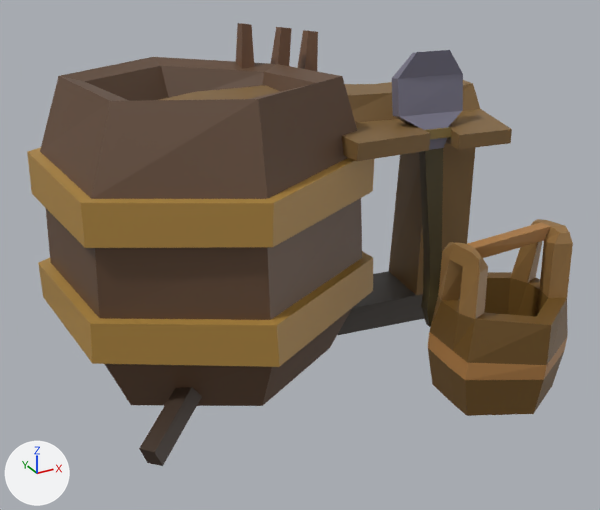
The Blender file SourceAssets/Props/SettlementProps/FarmProps/FarmProps.blend as it was, and as the next commit left it.
Both versions are drawn from a camera (50 mm lens) standing at (-0.803, -1.597, 1.048) and looking at (0.033, -0.077, 0.288). Lighting does not change. The marker at lower left points along +X, +Y and +Z. The picture after the commit comes second. The same objects are shown in both versions, whatever each file hides.

Names of what the first picture shows: 'BarrelWithFluid', 'FarmToolRack'.
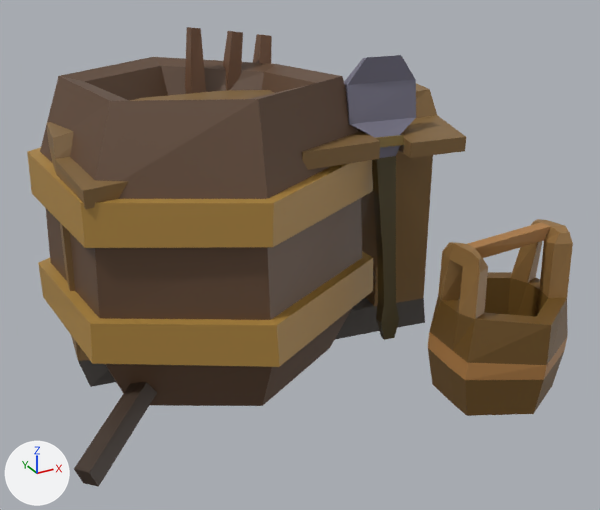
Where the newer file only moved an object's origin or applied its transform, the numbers keep the older frame.

Changed parts and their boxes [x1, y1, x2, y2] in the pictures (600 x 510 px):
```json
{"object": "FarmToolRack", "change": "moved", "before": [139, 23, 512, 466], "after": [47, 27, 466, 487]}
```

The change, as JSON lines over the scene's bpy script:
```json
{"block": "me_plane_003", "where": "# used by ob_farmtoolrack; location = (0.0, 0.0, 0.0); rotation_euler = (0.0, 0.0, 6.145), in degrees (0, 0, 352); scale = (0.821, 0.821, 0.821)"}
{"op": "remove", "block": "me_plane_003", "code": "me_plane_003.from_pydata(...)  # 236 vertices, 230 faces; spans x -0.472..0.68, y -0.391..0.408, z -0.017..0.922"}
{"op": "add", "block": "me_plane_003", "code": "me_plane_003.from_pydata(...)  # 236 vertices, 230 faces; spans x -0.63..0.522, y -0.413..0.386, z -0.017..0.922"}
{"block": "me_plane_003", "change": "me_plane_003 part 1: the whole mesh is moved by (-0.158, -0.022, 0.0)"}
```
